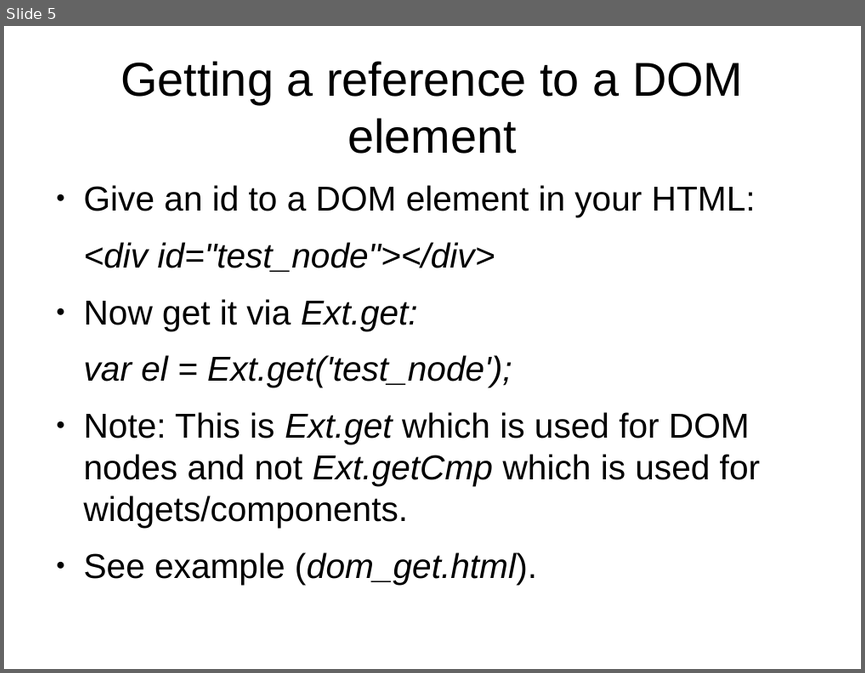
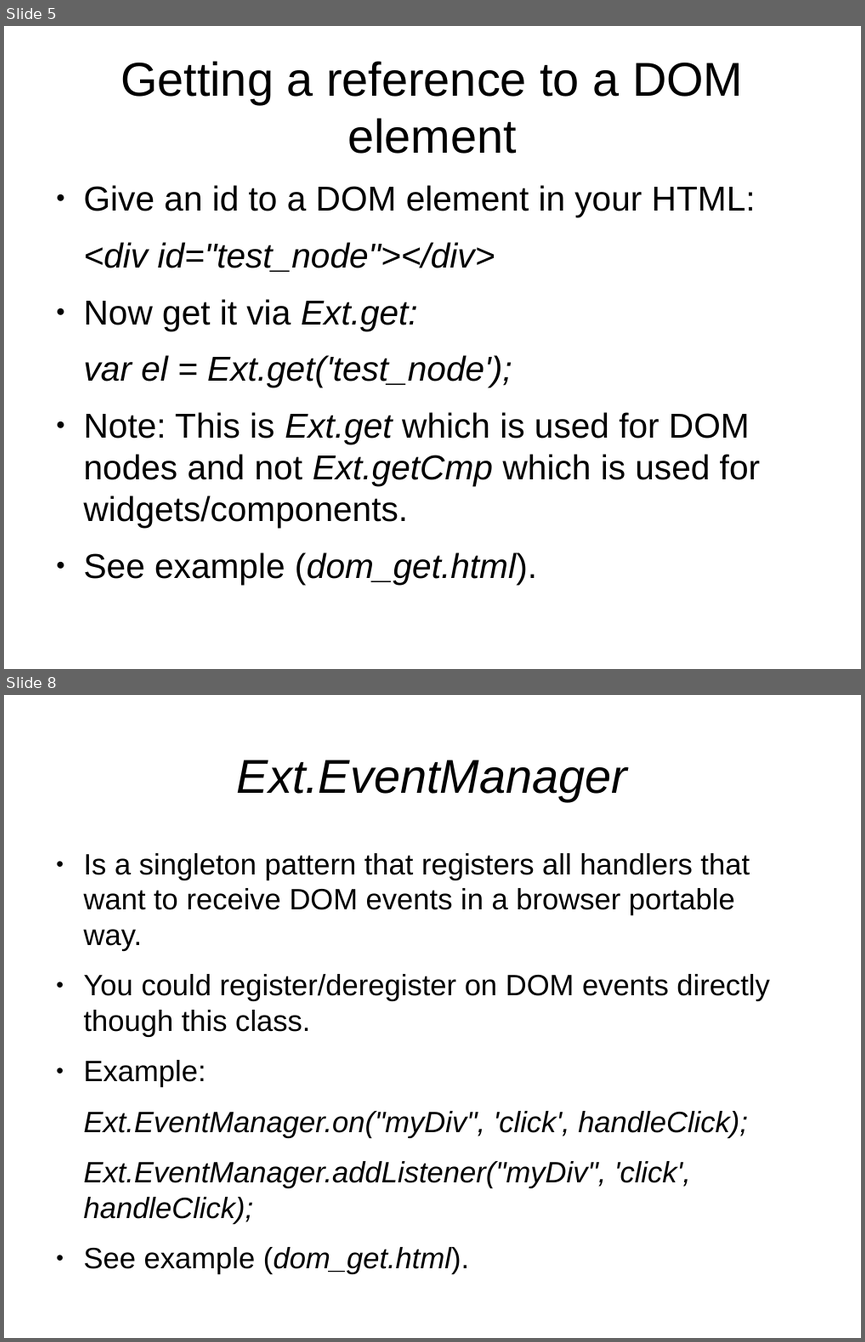
Before and after one commit to veltzer/demos, a slide deck: javascript/extjs/doc/extjs_dom.odp. Shown one above the other, each under a label of ours: slide 5 before the commit, slides 5 and 8 after it; the slides between them are not shown. The pictures are 865x673 and 865x1342 pixels, drawn with LibreOffice and Linux fonts; fonts in the diff are those of the drawing. Boxes give left, top, right and bottom in pixels: in the first picture for what was removed or moved away, otherwise in the second. Text is boxed around its words. In the diff, an @@ line names an element or a change of style, - is before the commit and + after.

```diff
--- a/javascript/extjs/doc/extjs_dom.odp
+++ b/javascript/extjs/doc/extjs_dom.odp
@@ slide 8 added at bbox=[4, 695, 861, 1338], background #FFFFFF @@
@@ title added at bbox=[237, 760, 627, 801], 44 pt, text #000000, italic @@
+Ext.EventManager
@@ text added at bbox=[84, 853, 769, 1274], 27.2 pt, text #000000 @@
+● Is a singleton pattern that registers all handlers that want to receive DOM events in a browser portable way.
+● You could register/deregister on DOM events directly though this class.
+● Example:
+Ext.EventManager.on("myDiv", 'click', handleClick);
+Ext.EventManager.addListener("myDiv", 'click', handleClick);
+● See example (dom_get.html).
```
Also in this commit, not shown: 1 slide changed, 3 other slides added, 2 other files.
